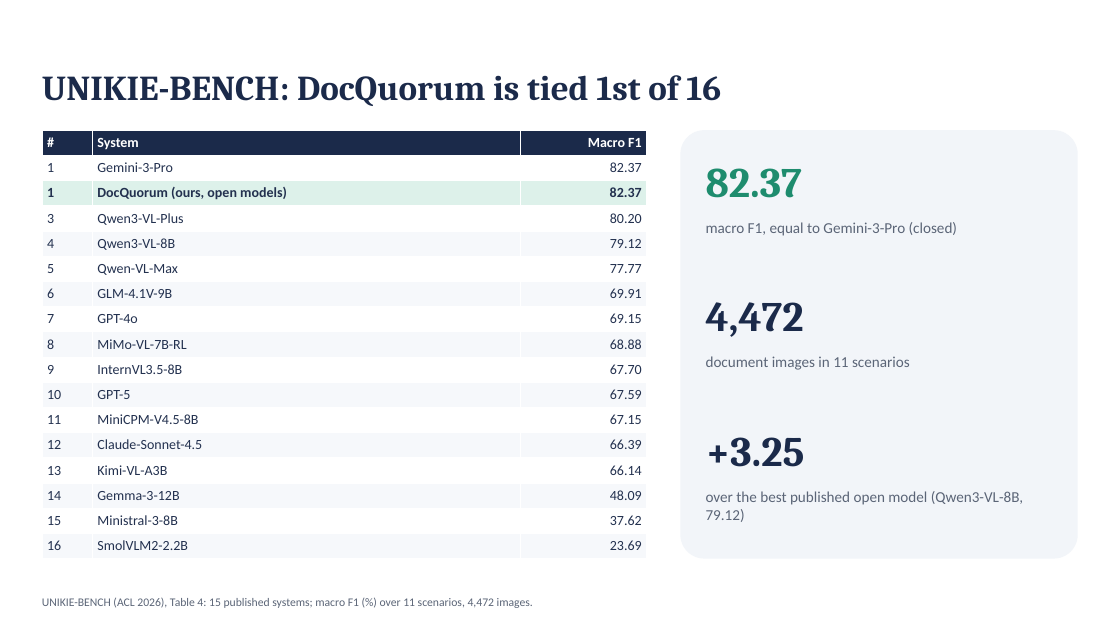
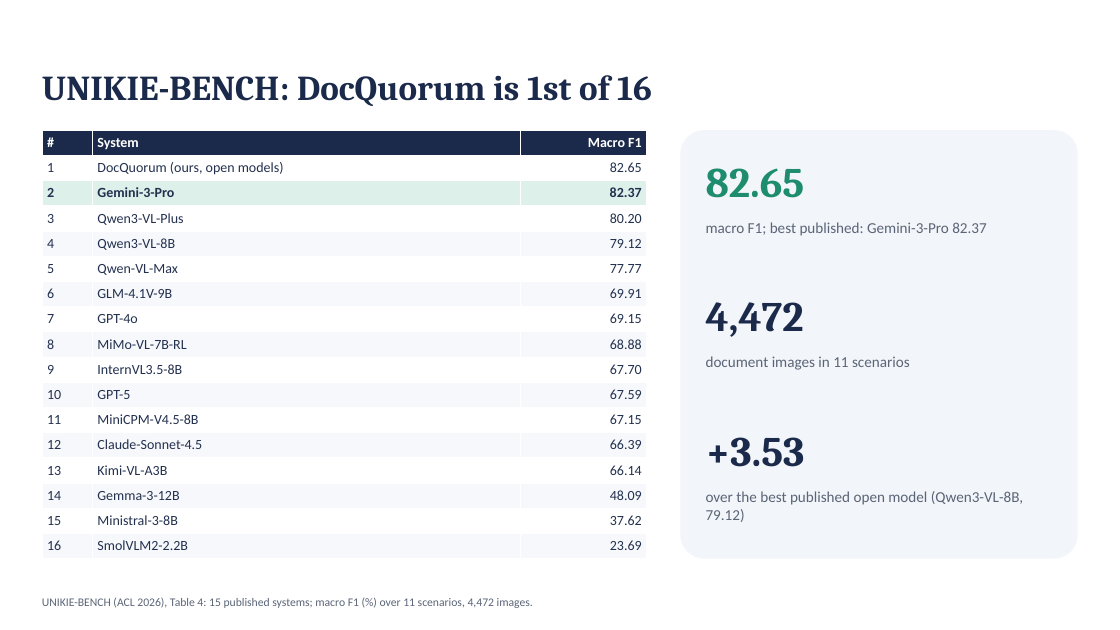
Before and after one commit to ashutoshdayal13/docquorum, a slide deck: slide 14 of ppt/flow/pptx-version/docquorum-flow.pptx. Drawn at 1120x630 pixels with LibreOffice and Linux fonts; fonts in the diff are those of the drawing. Boxes give left, top, right and bottom in pixels: in the first picture for what was removed or moved away, otherwise in the second. Text is boxed around its words. In the diff, an @@ line names an element or a change of style, - is before the commit and + after.

Commit message:
Measured cost on all six benchmarks; tables, decks and README filled
Calls, dollars and seconds per document, measured on a random sample of
each benchmark (results/costs/): VAREX 3.2 calls, $0.021 per form;
UNIKIE-BENCH 6.3 calls, $0.010 per image; UNIKIE open 4.6 calls, $0.018;
ExtractBench $0.027 per page (the two systems above it: $0.081, $0.105);
DocuBench 11.1 calls, $0.23 per document (13 of 20 in one call, median
$0.011); LongArray-Extract 101 calls, $0.68 per 48-page document. Dollars
price the measured tokens at the Qwen3.8-27B list price.

- pricing.py: ExtractBench per page weighted by split as the leaderboard
  computes Cost_Per_Page (reproduces its published values).
- measure_cost.py: record each ExtractBench document's split.
- Flow deck: every DocQuorum cell filled on the six-benchmark summary, the
  highlights slide, the cost chart and the cost-reasons slide (with long
  documents' cost per page); PowerPoint deck and TABLES.md likewise.
- README: the cost block, generated from the same files.

```diff
--- a/ppt/flow/pptx-version/docquorum-flow.pptx
+++ b/ppt/flow/pptx-version/docquorum-flow.pptx
@@ text at bbox=[42, 75, 652, 106]: text changed @@
-UNIKIE-BENCH: DocQuorum is tied 1st of 16
+UNIKIE-BENCH: DocQuorum is 1st of 16
@@ table at bbox=[42, 130, 647, 559] @@
-row 2, column 2: Gemini-3-Pro
+row 2, column 2: DocQuorum (ours, open models)
-row 2, column 3: 82.37
+row 2, column 3: 82.65
-row 3, column 1: 1
+row 3, column 1: 2
-row 3, column 2: DocQuorum (ours, open models)
+row 3, column 2: Gemini-3-Pro
@@ text at bbox=[706, 168, 805, 198]: text changed @@
-82.37
+82.65
@@ text at bbox=[706, 222, 987, 236]: text changed @@
-macro F1, equal to Gemini-3-Pro (closed)
+macro F1; best published: Gemini-3-Pro 82.37
@@ text at bbox=[706, 437, 805, 467]: text changed @@
-+3.25
++3.53
```
Also in this commit, not shown: 2 other slides changed, 14 other files.
